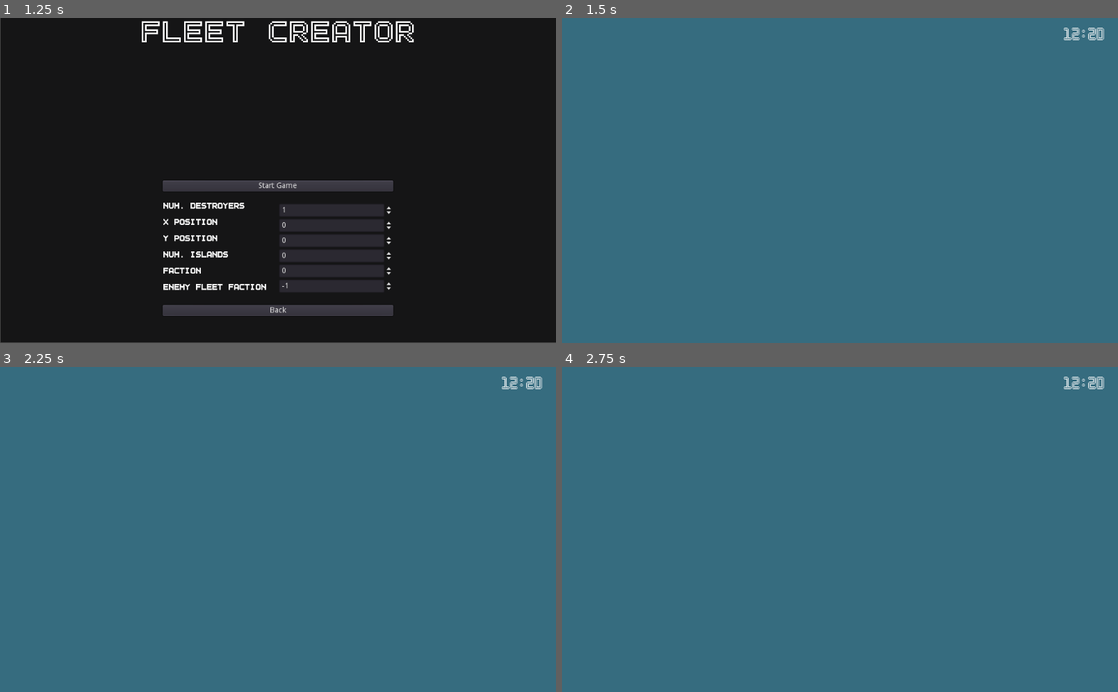
Above: before the commit, frames 1-4 (two rows, left to right).
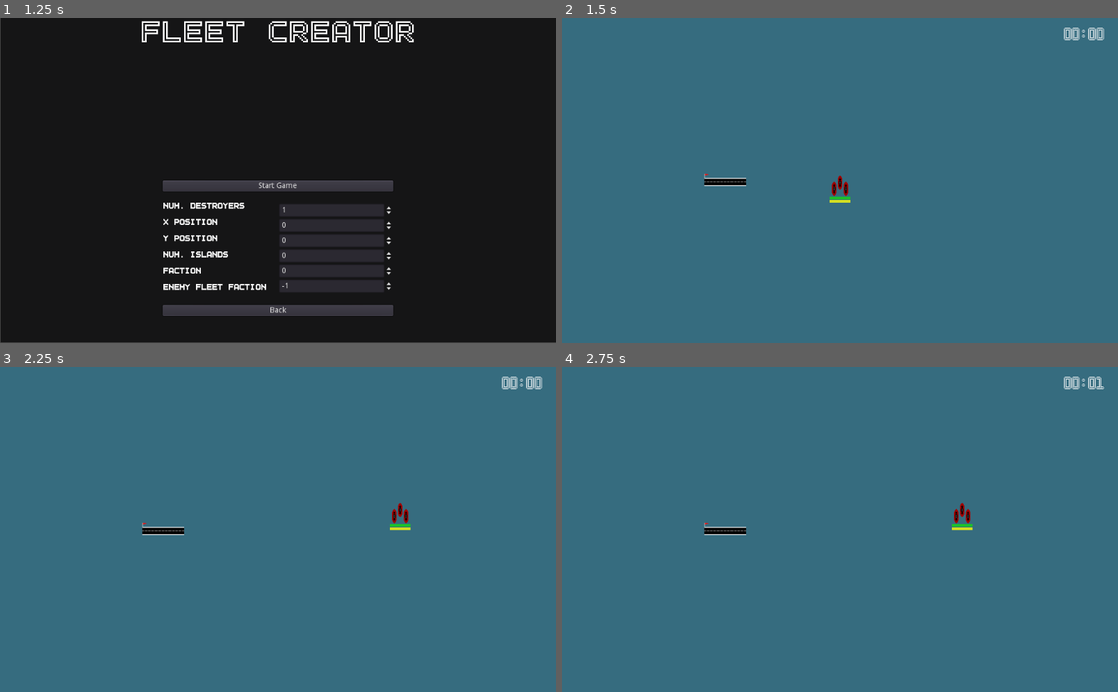
Above: after the commit, the same moments.

Repository: peter-shaw-benson/naval-game
Game: Godot game, scene res://gui/MainMenu.tscn
The game is run twice, just before and just after one commit, with the same random seed, the same clock (stepped at 60 frames per second) and the same inputs.
Inputs (mouse positions are in pixels of both pictures, inside the frame that each line leads up to):
- Up to frame 1 (1.25 s): click "Start Game" at 0.5 s
- Up to frame 2 (1.5 s): click "Start Game" at 1.25 s
- Up to frame 3 (2.25 s): tap Enter at 2 s; move the mouse to (400, 513) at 2.02 s; hold S (scout) from 2.03 s (still down); click (400, 513) at 2.17 s
- Up to frame 4 (2.75 s): keep holding S (scout); tap Z (strike) at 2.3 s

Frame 1 is identical in both runs. In frame 2, 0.4% of the frame differs, in the area x 25-96%, y 2-57%; in frame 3, 0.4%; in frame 4, 0.5%, in the area x 25-98%, y 2-52%.
Error before the commit: Parse Error: Unknown class: "CombatUnitWrapper" (res://Squad/Airbase/Airbase.gd:1)

Commit message:
airbase now inherits combat unit wrapper

Diff:
--- a/Game Map/Map 2.gd
+++ b/Game Map/Map 2.gd
@@ -42,7 +42,7 @@
 
 	# add airbase
 	airbase = airbase_scene.instance()
-	airbase.init(Vector2(300, 300), [], playerFaction)
+	airbase.init([], Vector2(300, 300), playerFaction)
 	add_child(airbase)
 
 	airbase.connect("plane_launch", self, "launch_plane_squad")
--- a/Squad/Airbase/Airbase.gd
+++ b/Squad/Airbase/Airbase.gd
@@ -1,7 +1,8 @@
-extends CombatUnitWrapper
+extends "res://Squad/CombatUnitsWrapper.gd"
 class_name Airbase
 
 export var PlaneSquadScene: PackedScene
+export var DetectorScene: PackedScene
 
 const ScoutPlane = preload("res://Entities/Planes/ScoutPlane.gd")
 
@@ -10,18 +11,17 @@
 
 var scout_plane_list = [ScoutPlane.new()]
 
-#var plane_squad_list = []
-var faction = 0
+var airbase_health = 500
+var airbase_armor = 100
 
-var selected = false
 var launching = false
 
-var plane_dict = {"scout": [], "strike": []}
+var plane_dict = {"scout": [], "strike": [], "bomber": []}
 
 func _ready():
-	pass
+	self.scale = Vector2(0.6, 0.6)
 
-func init(initial_pos, plane_list, faction):
+func init(plane_list, initial_pos, faction):
 	global_position = initial_pos
 
 	plane_list = scout_plane_list
@@ -30,6 +30,15 @@
 	faction = faction
 
 	self.deselect()
+
+func get_visibility():
+	return 1
+func get_min_speed():
+	return 0
+func get_total_health():
+	return airbase_health
+func get_total_armor():
+	return airbase_armor
 
 func select():
 	if faction == GameState.get_playerFaction():
@@ -48,15 +57,6 @@
 
 	get_node("ColorRect").hide()
 
-func on_click():
-	if self.selected:
-		self.deselect()
-	else:
-		self.select()
-
-func get_faction():
-	return faction
-
 func organize_aircraft(plane_list):
 	for aircraft in plane_list:
 		if aircraft.get_class() == "ScoutPlane":
@@ -64,7 +64,6 @@
 		else:
 			plane_dict["strike"].append(aircraft)
 
-	#print(plane_dict)
 
 # Press "S" for scouting, press Z for strike
 # for now, scouting force is 2 scout planes
@@ -75,72 +74,35 @@
 		# Turn logic is here for now?
 		if Input.is_action_pressed("scout") and len(plane_dict["scout"]) > 0:
 			# Send planes
-			send_scout_force(placement)
+			send_out_planes(placement, "scout")
 
 		elif Input.is_action_pressed("strike") and len(plane_dict["strike"]) > 0:
-			send_strike_force(placement)
+			send_out_planes(placement, "strike")
 
-func _unhandled_input(event):
-
-	# Deselct when clicked outside the squadron
-	# going to also include event being a certain distance away – a total hack
-	if event is InputEventMouseButton \
-	and event.button_index == 1 \
-	and event.pressed and global_position.distance_to(event.position) > 50:
-		if self.selected:
-			self.deselect()
-
-func send_scout_force(placement):
-	# Instance plane scene
+func send_out_planes(placement, type):
 	var plane_squad = PlaneSquadScene.instance()
 
-	var plane_list = plane_dict["scout"]
+	var plane_list = plane_dict[type]
 	var initial_pos = global_position
 	var target = placement
+	var is_strike = false
 
 	# Init plane scene
 	# initial posiiton is airbase position
 	# plane composition is the scout planes
 	# faction
-	plane_squad.init(plane_list, initial_pos, target, faction, false)
+	if type == "strike":
+		is_strike = true
+
+	plane_squad.init(plane_list, initial_pos, target, faction, is_strike)
 
 	emit_signal("plane_launch", plane_squad)
 
 	plane_squad.connect("planes_recovered", self, "plane_squad_recovered")
 
-	plane_dict["scout"].remove(0)
+	plane_dict[type].remove(0)
 
-	print("sent scout force to ", placement)
-
-func send_strike_force(placement):
-	var plane_squad = PlaneSquadScene.instance()
-
-	var plane_list = plane_dict["strike"]
-	var initial_pos = global_position
-	var target = placement
-
-	# Init plane scene
-	# initial posiiton is airbase position
-	# plane composition is the scout planes
-	# faction
-	plane_squad.init(plane_list, initial_pos, target, faction, true)
-
-	emit_signal("plane_launch", plane_squad)
-
-	plane_squad.connect("planes_recovered", self, "plane_squad_recovered")
-
-	plane_dict["strike"].remove(0)
-
-	print("sent strike force to ", placement)
-
-
-func _on_AirbaseArea_input_event(viewport, event, shape_idx):
-	#print("mouse click in airbase?")
-
-	if event is InputEventMouseButton \
-	and event.button_index == 1 \
-	and event.pressed:
-		self.on_click()
+	print("sent planes to ", placement)
 
 func plane_squad_recovered(plane_squad):
 	#print("recovering at base")
--- a/Squad/Airbase/Airbase.tscn
+++ b/Squad/Airbase/Airbase.tscn
@@ -3,7 +3,6 @@
 [ext_resource path="res://art/map_assets/runway.png" type="Texture" id=1]
 [ext_resource path="res://Squad/Airbase/Airbase.gd" type="Script" id=2]
 [ext_resource path="res://Entities/PlaneSquadron/PlaneSquadron.tscn" type="PackedScene" id=3]
-
 
 [sub_resource type="RectangleShape2D" id=1]
 extents = Vector2( 65.466, 23.816 )
--- a/Squad/CombatUnitsWrapper.gd
+++ b/Squad/CombatUnitsWrapper.gd
@@ -81,12 +81,11 @@
 # var a = 2
 # var b = "text"
 
-func init(unit_array, initial_position, faction, sprite_type):
+func init(unit_array, initial_position, faction):
 	units = unit_array
 	#print(ships[0].speed)
 	self.faction = faction
 	print("faction ", self.faction)
-	self.sprite_type = sprite_type
 
 	# for some reason, we need to use deselect()
 	# just don't change it
@@ -142,6 +141,9 @@
 	$Sprite.set_frame(faction)
 
 	emit_signal("squad_deselected", self)
+
+func set_sprite_type(new_type):
+	self.sprite_type = new_type
 
 func on_click():
 	if selected:
--- a/Squad/squadron_instance.tscn
+++ b/Squad/squadron_instance.tscn
@@ -1,7 +1,8 @@
 [gd_scene load_steps=3 format=2]
 
-[ext_resource path="res://Squad/SquadFull.gd" type="Script" id=1]
+[ext_resource path="res://Miscellaneous/SquadFull.gd" type="Script" id=1]
 [ext_resource path="res://Squad/Squadron.tscn" type="PackedScene" id=2]
+
 
 [node name="SquadFull" type="Node2D"]
 script = ExtResource( 1 )
--- a/project.godot
+++ b/project.godot
@@ -9,7 +9,7 @@
 config_version=4
 
 _global_script_classes=[ {
-"base": "CombatUnitWrapper",
+"base": "Area2D",
 "class": "Airbase",
 "language": "GDScript",
 "path": "res://Squad/Airbase/Airbase.gd"
@@ -62,7 +62,7 @@
 "base": "Node2D",
 "class": "SquadFull",
 "language": "GDScript",
-"path": "res://Squad/SquadFull.gd"
+"path": "res://Miscellaneous/SquadFull.gd"
 }, {
 "base": "Area2D",
 "class": "Squadron",
Renamed: Squad/SquadFull.gd -> Miscellaneous/SquadFull.gd
Renamed: Squad/nav_lines.gd -> Miscellaneous/nav_lines.gd
